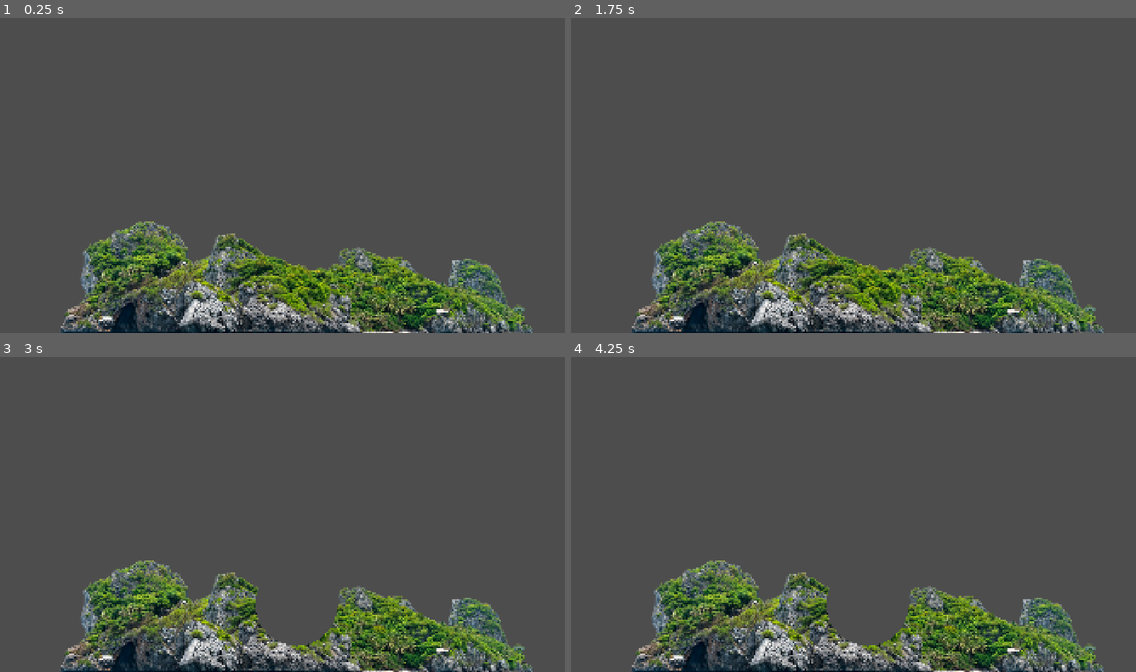
Above: before the commit, frames 1-4 (two rows, left to right).
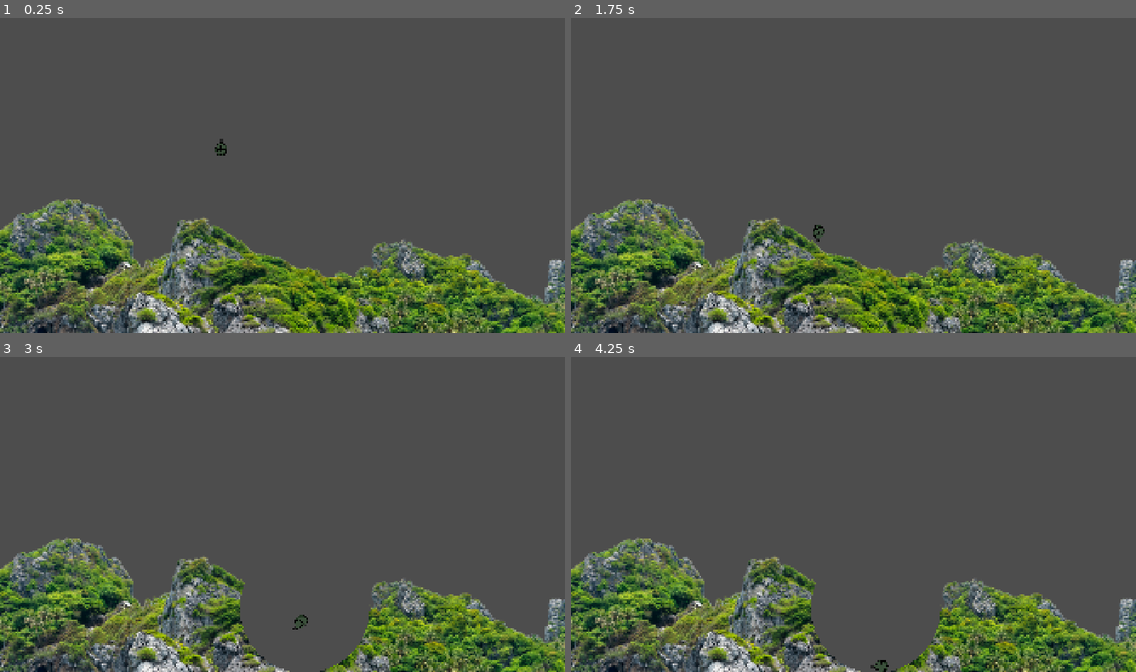
Above: after the commit, the same moments.

Repository: t0qen/baudo-game-jam-autumn
Game: Godot game, scene res://qdzqdz.tscn
The game is run twice, just before and just after one commit, with the same random seed, the same clock (stepped at 60 frames per second) and the same inputs. This scene is started directly instead of the project's main scene.
Inputs:
- Up to frame 1 (0.25 s): no input
- Up to frame 2 (1.75 s): hold D (right) 0.53-1.28 s; tap Space (jump) at 0.77, 1.52 s; tap Enter at 1.25 s; hold A (left) from 1.28 s (still down)
- Up to frame 3 (3 s): release A (left) at 2.03 s; hold D (right) from 2.03 s (still down)
- Up to frame 4 (4.25 s): tap Space (jump) at 3.02, 3.5, 3.77 s; release D (right) at 3.53 s; hold A (left) from 3.53 s (still down)

The runs differ from the first frame. In frame 1, 25% of the frame differs, in the area x 0-100%, y 38-100%; in frame 2, 25%; in frame 3, 24%; in frame 4, 24%.

Commit message:
fijoijofpijoifesijhoo

Diff:
--- a/qdzqdz.tscn
+++ b/qdzqdz.tscn
@@ -1,14 +1,15 @@
-[gd_scene load_steps=4 format=3 uid="uid://cgqyy88s7arpf"]
+[gd_scene load_steps=5 format=3 uid="uid://cgqyy88s7arpf"]
 
 [ext_resource type="Texture2D" uid="uid://b7dr8rk4jyebd" path="res://assets/Sprites/beautiful-island-isolated-png.png" id="2_bbm1k"]
 [ext_resource type="PackedScene" uid="uid://beywwft4c0mlq" path="res://scenes/projectiles/rocket.tscn" id="2_lqml1"]
 [ext_resource type="Script" uid="uid://ch41sfxp6t1uw" path="res://scripts/destructible_terrain_node.gd" id="2_yff4a"]
+[ext_resource type="PackedScene" uid="uid://ooydtmusoxcv" path="res://scenes/projectiles/grenade.tscn" id="4_bbm1k"]
 
 [node name="Node2D" type="Node2D"]
 
 [node name="Camera2D" type="Camera2D" parent="."]
-offset = Vector2(147.38, -353.47)
-zoom = Vector2(0.7, 0.7)
+offset = Vector2(147.38, -200.955)
+zoom = Vector2(1.105, 1.105)
 
 [node name="DestructiblePolygon2D" type="Node2D" parent="." groups=["ground"]]
 script = ExtResource("2_yff4a")
@@ -27,4 +28,7 @@
 rotation = -1.5707964
 scale = Vector2(1, 1.0047942)
 
+[node name="Grenade" parent="." instance=ExtResource("4_bbm1k")]
+position = Vector2(-42, -305)
+
 [connection signal="body_entered" from="Rocket" to="Rocket" method="_on_body_entered"]
--- a/scenes/projectiles/grenade.tscn
+++ b/scenes/projectiles/grenade.tscn
@@ -1,12 +1,16 @@
-[gd_scene load_steps=4 format=3 uid="uid://ooydtmusoxcv"]
+[gd_scene load_steps=6 format=3 uid="uid://ooydtmusoxcv"]
 
 [ext_resource type="Script" uid="uid://dthvwivuxn4bg" path="res://scripts/grenade.gd" id="1_1mnvm"]
-
-[sub_resource type="RectangleShape2D" id="RectangleShape2D_1mnvm"]
-size = Vector2(40, 40)
+[ext_resource type="Texture2D" uid="uid://dn8f4ti1wa647" path="res://assets/Sprites/grenade.png" id="2_b7x1w"]
 
 [sub_resource type="CircleShape2D" id="CircleShape2D_b7x1w"]
 radius = 31.0
+
+[sub_resource type="CircleShape2D" id="CircleShape2D_3382y"]
+radius = 20.024984
+
+[sub_resource type="RectangleShape2D" id="RectangleShape2D_oqjs3"]
+size = Vector2(11, 16)
 
 [node name="Grenade" type="RigidBody2D"]
 script = ExtResource("1_1mnvm")
@@ -16,17 +20,21 @@
 one_shot = true
 autostart = true
 
-[node name="CollisionShape2D2" type="CollisionShape2D" parent="."]
-shape = SubResource("RectangleShape2D_1mnvm")
-
 [node name="ground_detection" type="Area2D" parent="."]
 
 [node name="CollisionShape2D" type="CollisionShape2D" parent="ground_detection"]
 shape = SubResource("CircleShape2D_b7x1w")
 
-[node name="Polygon2D" type="Polygon2D" parent="."]
-position = Vector2(-2, 0)
-color = Color(0, 0, 0, 1)
-polygon = PackedVector2Array(-18, -20, 22, -20, 22, 20, -18, 20)
+[node name="Sprite2D" type="Sprite2D" parent="."]
+position = Vector2(0, -6)
+scale = Vector2(0.07965277, 0.07965277)
+texture = ExtResource("2_b7x1w")
+
+[node name="CollisionShape2D" type="CollisionShape2D" parent="."]
+shape = SubResource("CircleShape2D_3382y")
+
+[node name="CollisionShape2D2" type="CollisionShape2D" parent="."]
+position = Vector2(0.5, -26)
+shape = SubResource("RectangleShape2D_oqjs3")
 
 [connection signal="timeout" from="Timer" to="." method="_on_timer_timeout"]
Binary file added: assets/Sprites/Garde/man_saute.png
Not shown, added: assets/Sprites/Garde/man_saute.png.import
